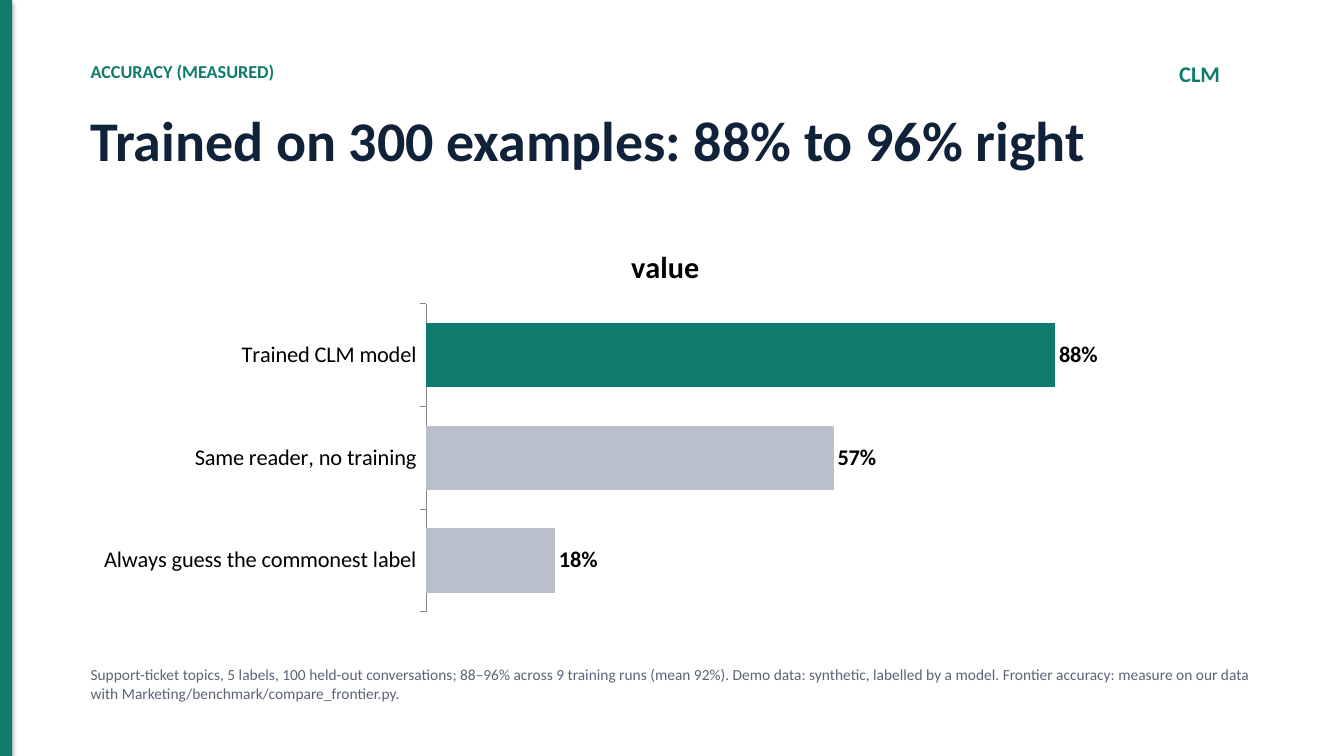
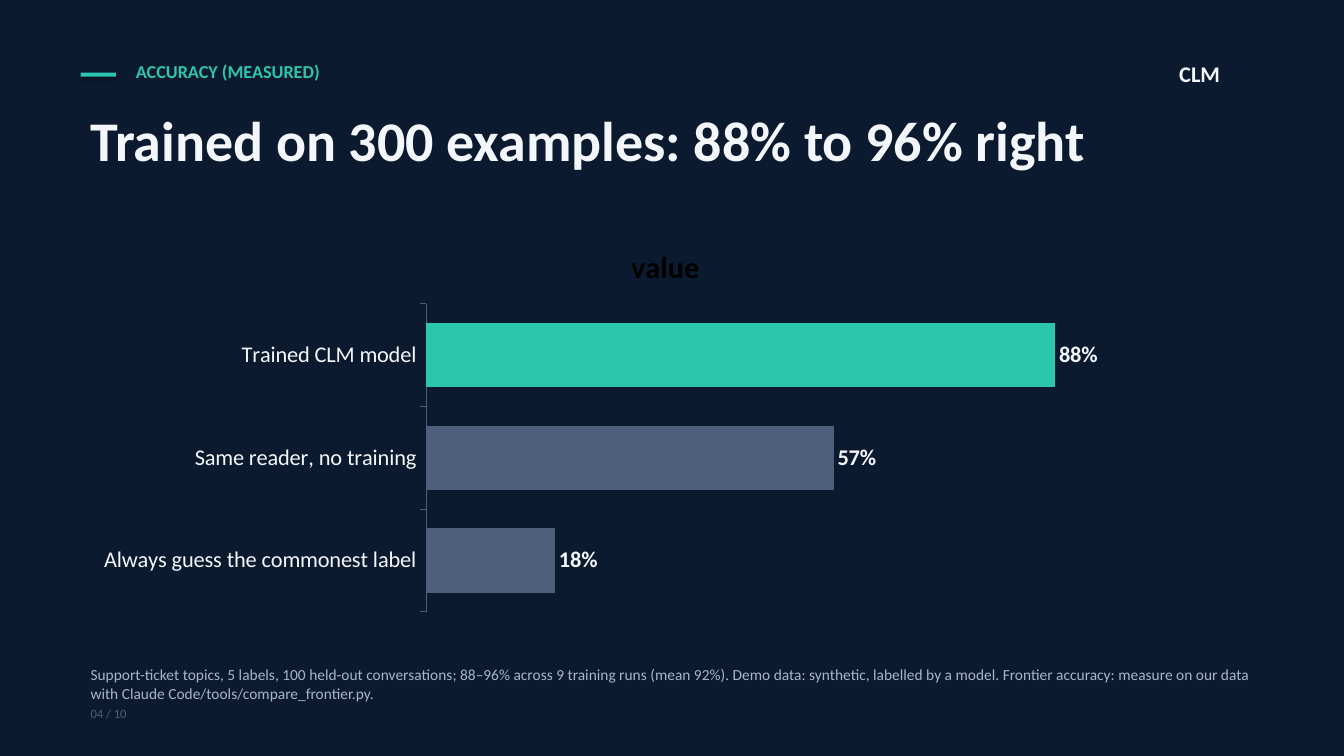
Before and after one commit to rgvvvg5mpz-collab/clm-nemotron, a slide deck: slide 4 of Marketing/CLM-Executive-Briefing.pptx. Drawn at 1344x756 pixels with LibreOffice and Linux fonts; fonts in the diff are those of the drawing. Boxes give left, top, right and bottom in pixels: in the first picture for what was removed or moved away, otherwise in the second. Text is boxed around its words. In the diff, an @@ line names an element or a change of style, - is before the commit and + after.

```diff
--- a/Marketing/CLM-Executive-Briefing.pptx
+++ b/Marketing/CLM-Executive-Briefing.pptx
@@ rectangle: place and size @@
-rectangle at box(0, 0, 12, 756)
+rectangle at box(0, 0, 1344, 756)
@@ rectangle at box(0, 0, 1344, 756): fill #0F7B6C to #0C1A30 @@
@@ text "ACCURACY (MEASURED)": place and size @@
-text "ACCURACY (MEASURED)" at box(91, 64, 275, 81)
+text "ACCURACY (MEASURED)" at box(136, 64, 320, 81)
@@ text "ACCURACY (MEASURED)" at box(136, 64, 320, 81): text colour #0F7B6C to #2CC5AD @@
@@ text "CLM" at box(1179, 67, 1220, 82): text colour #0F7B6C to #F3F6FA @@
@@ rectangle added at box(81, 73, 116, 77), fill #2CC5AD @@
@@ text "Trained on 300 examples: 88% ..." at box(91, 121, 1085, 171): text colour #10213A to #F3F6FA @@
@@ bar chart at box(81, 227, 1250, 620) @@
@@ data labels of value changed @@
@@ colours of single points changed @@
@@ category axis changed @@
@@ text at box(91, 669, 1249, 702): text changed; text colour #5A6476 to #A9B6C8 @@
-Support-ticket topics, 5 labels, 100 held-out conversations; 88–96% across 9 training runs (mean 92%). Demo data: synthetic, labelled by a model. Frontier accuracy: measure on our data with Marketing/benchmark/compare_frontier.py.
+Support-ticket topics, 5 labels, 100 held-out conversations; 88–96% across 9 training runs (mean 92%). Demo data: synthetic, labelled by a model. Frontier accuracy: measure on our data with Claude Code/tools/compare_frontier.py.
@@ text added at box(91, 710, 127, 718), 9 pt, text #4D5F7A @@
+04 / 10
```
Also in this commit, not shown: 9 other slides changed, 55 other files.
